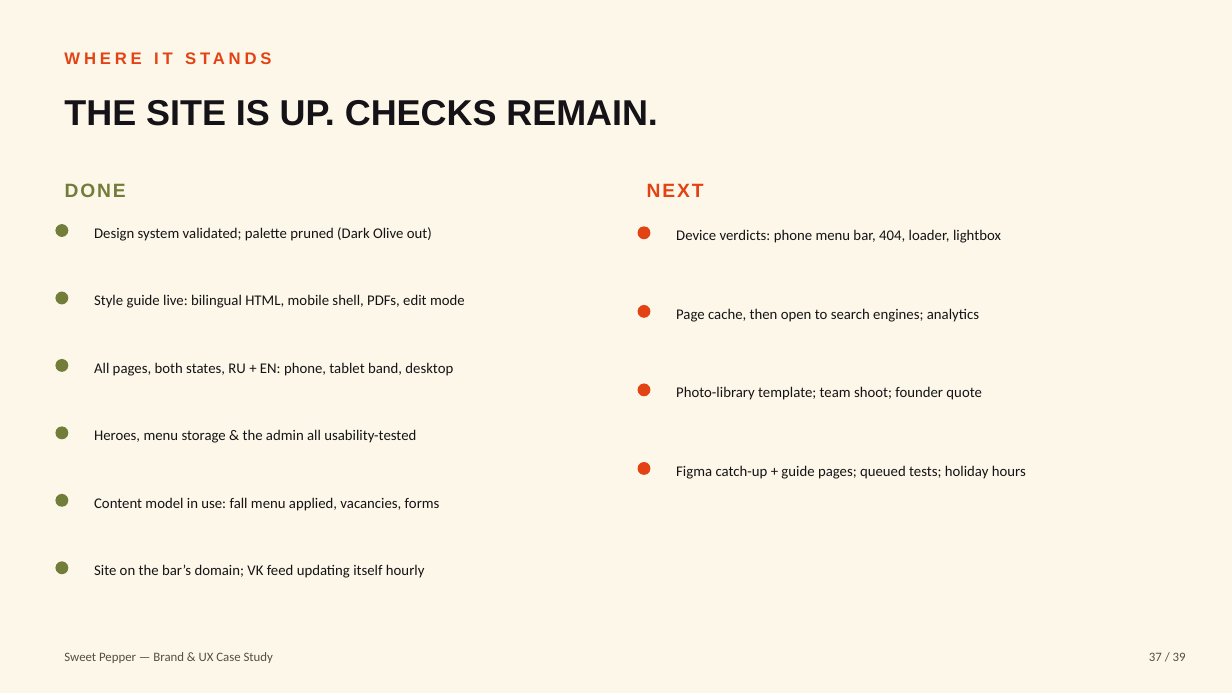
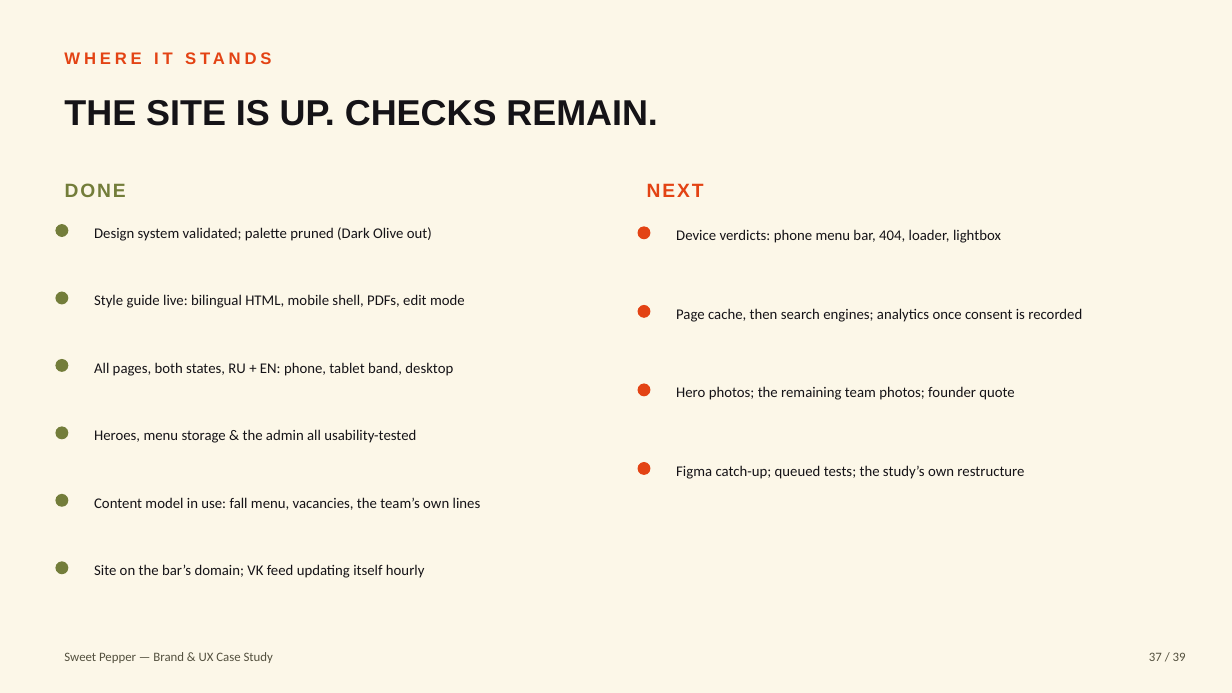
Before and after one commit to conceptly/sweet-pepper-bar, a slide deck: slide 37 of case-study/Sweet-Pepper-Case-Study.pptx. Drawn at 1232x693 pixels with LibreOffice and Linux fonts; fonts in the diff are those of the drawing. Boxes give left, top, right and bottom in pixels: in the first picture for what was removed or moved away, otherwise in the second. Text is boxed around its words. In the diff, an @@ line names an element or a change of style, - is before the commit and + after.

```diff
--- a/case-study/Sweet-Pepper-Case-Study.pptx
+++ b/case-study/Sweet-Pepper-Case-Study.pptx
@@ text at bbox=[676, 308, 1082, 322]: text changed @@
-Page cache, then open to search engines; analytics
+Page cache, then search engines; analytics once consent is recorded
@@ text at bbox=[676, 386, 1014, 400]: text changed @@
-Photo-library template; team shoot; founder quote
+Hero photos; the remaining team photos; founder quote
@@ text at bbox=[676, 465, 1024, 479]: text changed @@
-Figma catch-up + guide pages; queued tests; holiday hours
+Figma catch-up; queued tests; the study’s own restructure
@@ text at bbox=[94, 497, 481, 510]: text changed @@
-Content model in use: fall menu applied, vacancies, forms
+Content model in use: fall menu, vacancies, the team’s own lines
```
Also in this commit, not shown: 2 other slides changed, 6 other files.
